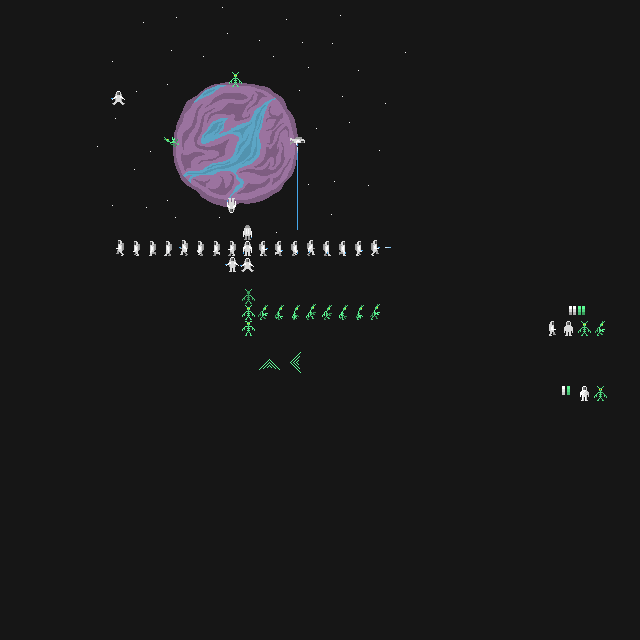
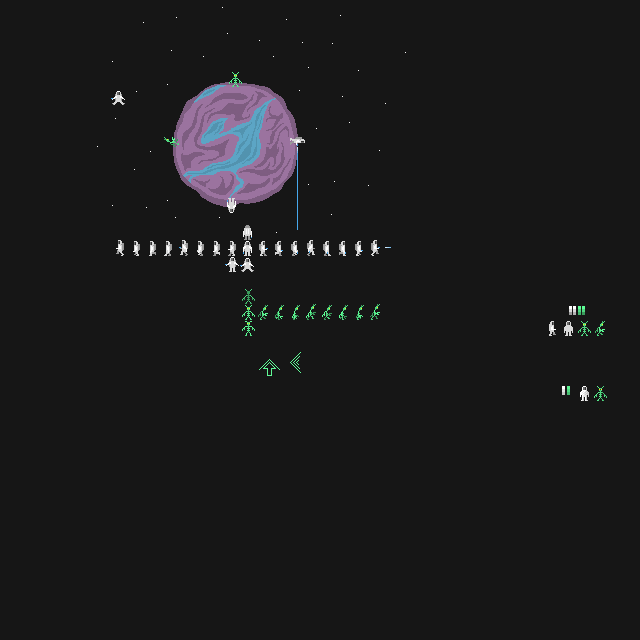
Revision of a layered 640x640 image; what changed, layer by layer:
painted on "Ebene #1" over [264, 365, 275, 376]
